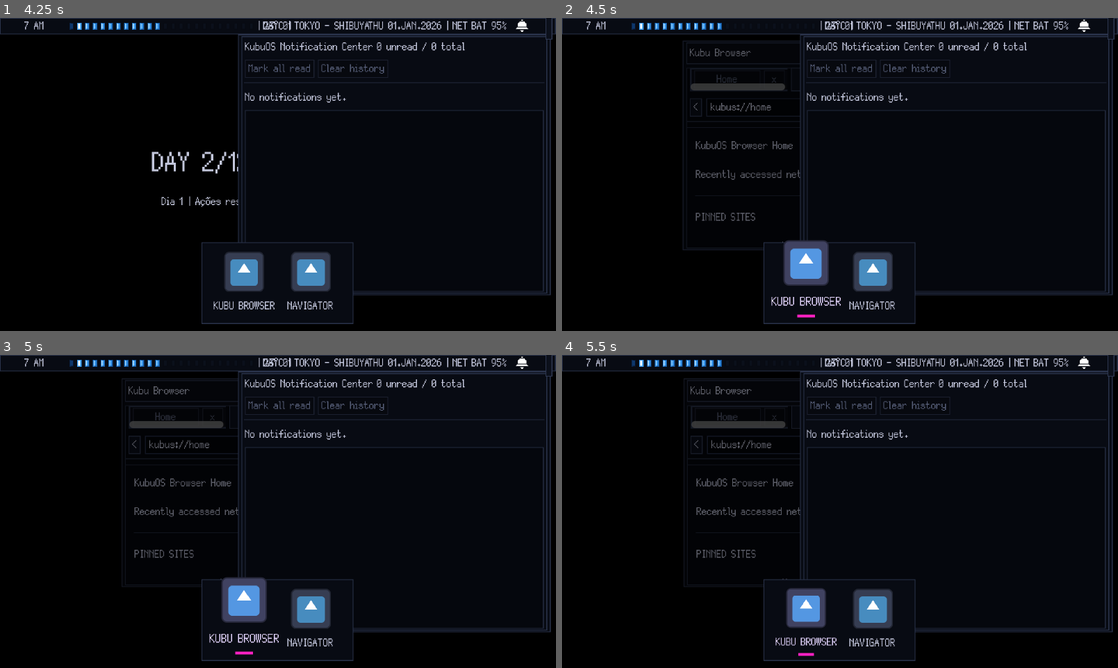
Above: before the commit, frames 1-4 (two rows, left to right).
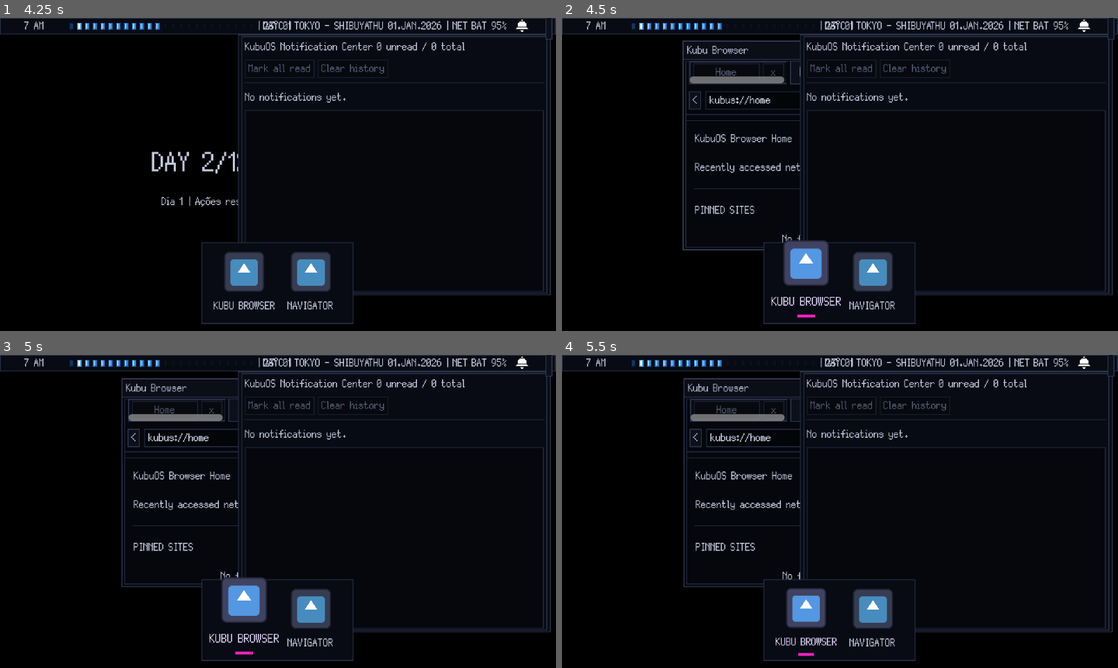
Above: after the commit, the same moments.

Repository: GYU-GAZE/NULL-NETWORK
Game: Godot game, scene res://core/main.tscn
Two runs of this game, one before a commit and one after it. Both use one fixed random seed, a clock stepped at 60 frames per second and the inputs below. The engine's default icon, where the game draws it, is replaced by a stand-in: a white triangle on a blue panel in a dark square.
Inputs (mouse positions are in pixels of both pictures, inside the frame that each line leads up to):
- Up to frame 1 (4.25 s): click "Debug: Passar tempo" at 0.5 s; click "1x" at 1.25 s; click "2x" at 2 s; click "AUTO" at 2.75 s; click (522, 24) at 3.5 s
- Up to frame 2 (4.5 s): click (806, 271) at 4.27 s
- Up to frame 3 (5 s): no input
- Up to frame 4 (5.5 s): click "P" at 5 s

Frame 1 is identical in both runs. In frame 2, 3.2% of the frame differs, in the area x 21-43%, y 7-75%; in frame 3, 3.1%; in frame 4, 3.1%.

Commit message:
style: slim and polish universal window chrome

Diff:
--- a/systems/window_manager/window_base.tscn
+++ b/systems/window_manager/window_base.tscn
@@ -1,15 +1,62 @@
-[gd_scene format=3 uid="uid://cseroyflpgr45"]
+[gd_scene load_steps=7 format=3 uid="uid://cseroyflpgr45"]
 
 [ext_resource type="Script" uid="uid://blqtxemaoenof" path="res://systems/window_manager/window_base.gd" id="1_ok15t"]
 [ext_resource type="Script" uid="uid://q5f0xi531joq" path="res://systems/window_manager/resize_border.gd" id="2_w5ju6"]
 
+[sub_resource type="StyleBoxFlat" id="StyleBox_window_frame"]
+bg_color = Color(0.0196078, 0.027451, 0.0509804, 1)
+border_width_left = 1
+border_width_top = 1
+border_width_right = 1
+border_width_bottom = 1
+border_color = Color(0.235294, 0.270588, 0.388235, 1)
+content_margin_left = 1.0
+content_margin_top = 1.0
+content_margin_right = 1.0
+content_margin_bottom = 1.0
+
+[sub_resource type="StyleBoxFlat" id="StyleBox_title_bar"]
+bg_color = Color(0.0431373, 0.054902, 0.0901961, 1)
+border_width_bottom = 1
+border_color = Color(0.219608, 0.196078, 0.356863, 1)
+content_margin_left = 4.0
+content_margin_top = 0.0
+content_margin_right = 3.0
+content_margin_bottom = 0.0
+
+[sub_resource type="StyleBoxFlat" id="StyleBox_close_hover"]
+bg_color = Color(0.2, 0.0431373, 0.0745098, 1)
+border_width_left = 1
+border_width_top = 1
+border_width_right = 1
+border_width_bottom = 1
+border_color = Color(1, 0.352941, 0.45098, 1)
+content_margin_left = 2.0
+content_margin_top = 0.0
+content_margin_right = 2.0
+content_margin_bottom = 0.0
+
+[sub_resource type="StyleBoxFlat" id="StyleBox_close_pressed"]
+bg_color = Color(0.0980392, 0.0156863, 0.0352941, 1)
+border_width_left = 1
+border_width_top = 1
+border_width_right = 1
+border_width_bottom = 1
+border_color = Color(1, 0.352941, 0.45098, 1)
+content_margin_left = 2.0
+content_margin_top = 0.0
+content_margin_right = 2.0
+content_margin_bottom = 0.0
+
 [node name="WindowBase" type="Control" unique_id=2099198820]
 layout_mode = 3
 anchors_preset = 0
+opening_scale = Vector2(1, 1)
+focus_scale = Vector2(1, 1)
+closing_scale = Vector2(1, 1)
 script = ExtResource("1_ok15t")
 
 [node name="Background" type="PanelContainer" parent="." unique_id=76806708]
-modulate = Color(0.47397572, 0.47397572, 0.47397572, 1)
 layout_mode = 1
 anchors_preset = 15
 anchor_right = 1.0
@@ -17,45 +64,65 @@
 grow_horizontal = 2
 grow_vertical = 2
 mouse_filter = 1
+theme_override_styles/panel = SubResource("StyleBox_window_frame")
 
 [node name="MainVBox" type="VBoxContainer" parent="Background" unique_id=1965733341]
 layout_mode = 2
+theme_override_constants/separation = 0
 
 [node name="TopBar" type="PanelContainer" parent="Background/MainVBox" unique_id=73891259]
 unique_name_in_owner = true
+custom_minimum_size = Vector2(0, 21)
 layout_mode = 2
+theme_override_styles/panel = SubResource("StyleBox_title_bar")
 
 [node name="TopBarHBox" type="HBoxContainer" parent="Background/MainVBox/TopBar" unique_id=452692183]
 layout_mode = 2
+theme_override_constants/separation = 2
 
 [node name="TitleLabel" type="Label" parent="Background/MainVBox/TopBar/TopBarHBox" unique_id=1921216842]
 unique_name_in_owner = true
 layout_mode = 2
 size_flags_horizontal = 3
+theme_override_colors/font_color = Color(0.694118, 0.713726, 0.803922, 1)
+text_overrun_behavior = 3
 clip_text = true
+vertical_alignment = 1
 
 [node name="CompactButton" type="Button" parent="Background/MainVBox/TopBar/TopBarHBox"]
 unique_name_in_owner = true
-custom_minimum_size = Vector2(28, 0)
+custom_minimum_size = Vector2(18, 18)
 layout_mode = 2
+focus_mode = 0
+tooltip_text = "Compact"
 text = "C"
 
 [node name="PreferredButton" type="Button" parent="Background/MainVBox/TopBar/TopBarHBox"]
 unique_name_in_owner = true
-custom_minimum_size = Vector2(28, 0)
+custom_minimum_size = Vector2(18, 18)
 layout_mode = 2
+focus_mode = 0
+tooltip_text = "Preferred size"
 text = "P"
 
 [node name="MaximizeButton" type="Button" parent="Background/MainVBox/TopBar/TopBarHBox" unique_id=71444025]
 unique_name_in_owner = true
-custom_minimum_size = Vector2(28, 0)
+custom_minimum_size = Vector2(18, 18)
 layout_mode = 2
+focus_mode = 0
+tooltip_text = "Maximize"
 text = "M"
 
 [node name="CloseButton" type="Button" parent="Background/MainVBox/TopBar/TopBarHBox" unique_id=1703673678]
 unique_name_in_owner = true
-custom_minimum_size = Vector2(28, 0)
+custom_minimum_size = Vector2(18, 18)
 layout_mode = 2
+focus_mode = 0
+theme_override_colors/font_hover_color = Color(1, 0.752941, 0.788235, 1)
+theme_override_colors/font_pressed_color = Color(1, 0.752941, 0.788235, 1)
+theme_override_styles/hover = SubResource("StyleBox_close_hover")
+theme_override_styles/pressed = SubResource("StyleBox_close_pressed")
+tooltip_text = "Close"
 text = "X"
 
 [node name="ContentContainer" type="MarginContainer" parent="Background/MainVBox" unique_id=1333449598]
@@ -63,6 +130,10 @@
 clip_contents = true
 layout_mode = 2
 size_flags_vertical = 3
+theme_override_constants/margin_left = 2
+theme_override_constants/margin_top = 1
+theme_override_constants/margin_right = 2
+theme_override_constants/margin_bottom = 2
 
 [node name="ResizeBorder" type="Control" parent="." unique_id=1413723440]
 unique_name_in_owner = true
